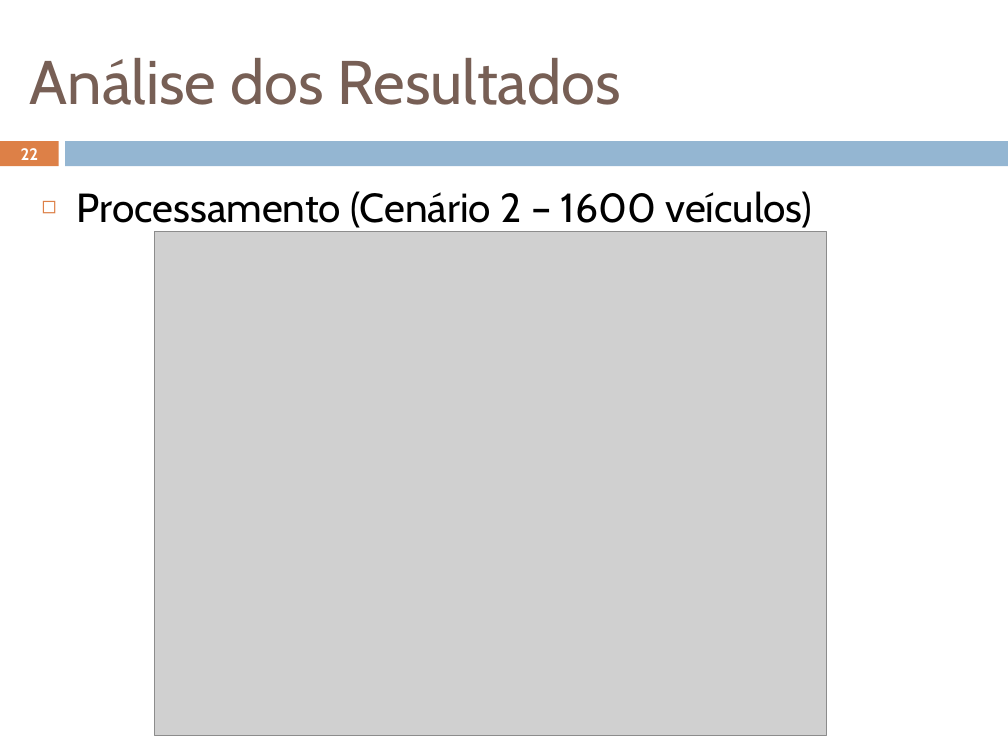
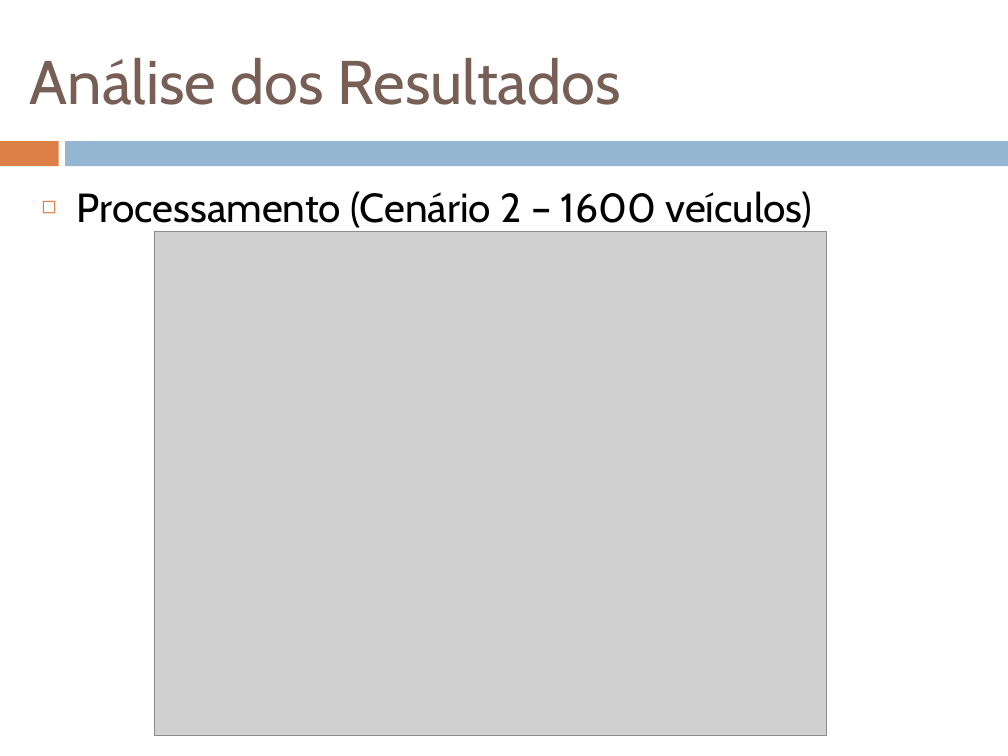
Before and after one commit to geoleite/Mestrado, a slide deck: slide 22 of Apresentacao/ApresentaçãoV1.pptx. Drawn at 1008x756 pixels with LibreOffice and Linux fonts; fonts in the diff are those of the drawing; grey boxes stand for pictures. Boxes give left, top, right and bottom in pixels: in the first picture for what was removed or moved away, otherwise in the second. Text is boxed around its words. In the diff, an @@ line names an element or a change of style, - is before the commit and + after.

```diff
--- a/Apresentacao/ApresentaçãoV1.pptx
+++ b/Apresentacao/ApresentaçãoV1.pptx
@@ page number removed at <box>21,148,39,160</box> @@
-22
```
Also in this commit, not shown: 24 other slides changed, 7 other files.
